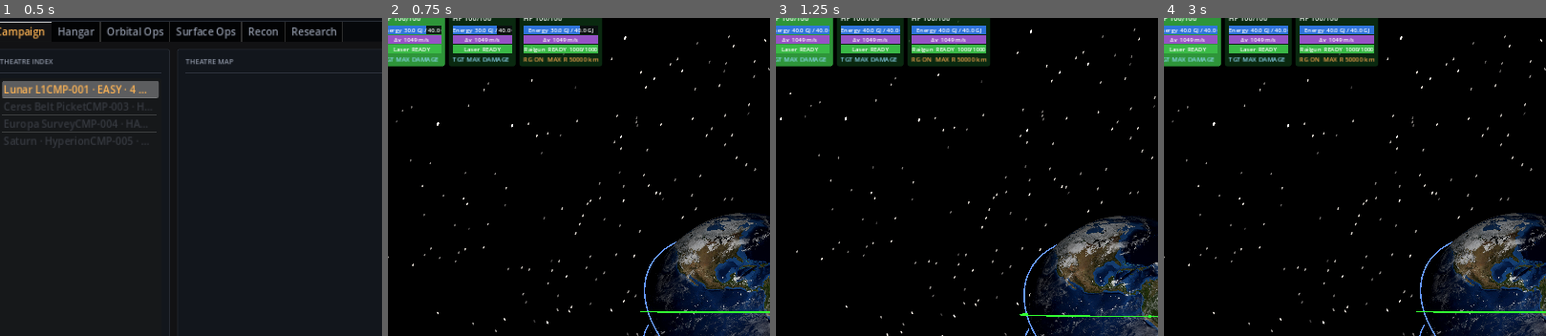
Above: before the commit, frames 1-4 (left to right).
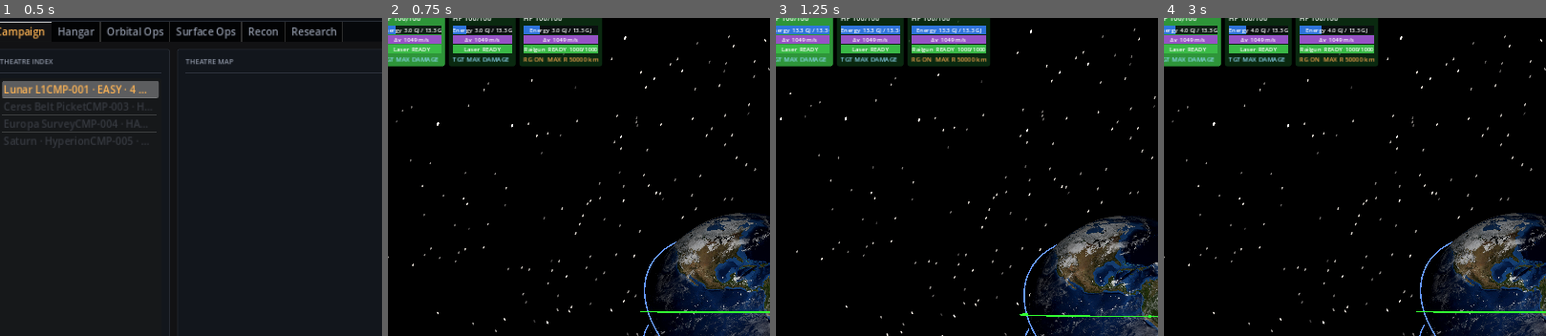
Above: after the commit, the same moments.

Repository: mellenburg/game
Game: Godot game, scene res://scenes/menu.tscn
Same seed, same stepped clock (60 frames per second), same inputs: the game is played once before the commit and once after it.
Inputs (mouse positions are % of the whole screen's width and height, from its top left):
- Up to frame 1 (0.5 s): no input
- Up to frame 2 (0.75 s): click "LAUNCH ▶" at 0.5 s
- Up to frame 3 (1.25 s): no input
- Up to frame 4 (3 s): tap Enter (end_game) at 1.25 s; move the mouse to (55, 50) at 1.27 s; hold W (move_forward) 1.28-2 s; tap J (add_decaying_enemy) at 1.35 s; click (55, 50) at 1.42 s; click "Acknowledge ▶" at 2 s; click "LAUNCH ▶" at 2.75 s
The pictures show only the part of the screen within x 2-52%, y 4-54%; the shares and areas given below are measured in that part.

Frame 1 is identical in both runs. In frame 2, 0.9% of the frame differs, in the area x 2-54%, y 2-6%; in frame 3, less than 0.1%; in frame 4, 1.0%, in the area x 3-55%, y 2-6%.

Commit message:
Tighten energy budget and halve default wave-unit object counts
Pool drops to one railgun shot (~13.3 GJ) and reactor falls to 100 MW
so energy becomes the dominant gate on sustained fire. Default alpha /
beta / gamma counts are halved so the same wave authoring still hits
roughly half the previous object load.

https://claude.ai/code/session_01VZAZ3VivN6MuNMNRu3LTvP

Diff:
--- a/godot/scripts/satellite.gd
+++ b/godot/scripts/satellite.gd
@@ -134,12 +134,12 @@
 # watts. Per-instance `energy_max` and `reactor_power_w` start at
 # these values and are scaled at spawn time by the unit's energy-
 # storage / reactor parts (advanced parts double the corresponding
-# facet). 40 GJ pool with a 1 GW reactor refills from empty in 40
-# sim-sec — sized so a default unit can sustain ~3 railgun shots
-# (each ~13.3 GJ) before the pool dries up, then has to wait the
-# full refill cycle for the next salvo.
-const DEFAULT_ENERGY_MAX_J: float = 4.0e10
-const DEFAULT_REACTOR_POWER_W: float = 1.0e9
+# facet). Pool is sized to *barely* hold one railgun shot (~13.3 GJ
+# wall-plug) so a default unit can fire exactly once before going
+# dry. Reactor at 100 MW refills from empty in ~133 sim-sec — energy
+# is the dominant gate on sustained fire, not heat or ammo.
+const DEFAULT_ENERGY_MAX_J: float = RailgunWeapon.ENERGY_PER_SHOT_J
+const DEFAULT_REACTOR_POWER_W: float = 1.0e8
 # Default heat-removal capacity, in watts (joules / sim-sec). Per-unit
 # `cooling_power_w` starts here and is scaled at spawn time by the
 # unit's cooling-system parts (advanced parts double the rate). Sized
--- a/godot/scripts/wave_unit_class.gd
+++ b/godot/scripts/wave_unit_class.gd
@@ -199,8 +199,8 @@
 # bigger threat per wave-unit even though it takes up less sky.
 static func default_alpha() -> WaveUnitClass:
 	var c := WaveUnitClass.new()
-	c.count_min = 10
-	c.count_max = 15
+	c.count_min = 5
+	c.count_max = 8
 	c.decaying_ratio_min = 0.10
 	c.decaying_ratio_max = 0.20
 	c.size_small = 0.80
@@ -213,8 +213,8 @@
 
 static func default_beta() -> WaveUnitClass:
 	var c := WaveUnitClass.new()
-	c.count_min = 15
-	c.count_max = 20
+	c.count_min = 7
+	c.count_max = 10
 	c.decaying_ratio_min = 0.20
 	c.decaying_ratio_max = 0.35
 	c.size_small = 0.45
@@ -227,8 +227,8 @@
 
 static func default_gamma() -> WaveUnitClass:
 	var c := WaveUnitClass.new()
-	c.count_min = 20
-	c.count_max = 25
+	c.count_min = 10
+	c.count_max = 13
 	c.decaying_ratio_min = 0.30
 	c.decaying_ratio_max = 0.50
 	c.size_small = 0.20
--- a/godot/tests/test_weapon_energy_units.gd
+++ b/godot/tests/test_weapon_energy_units.gd
@@ -126,12 +126,14 @@
 
 
 func test_satellite_default_pool_and_reactor_match_design() -> void:
-	# 40 GJ / 1 GW: pool sized to hold ~3 railgun shots (each ~13.3 GJ
-	# wall-plug) before going dry. Refill from empty takes 40 sim-sec
-	# — long enough that a sustained railgun engagement is energy-
-	# bound, not cooldown-bound.
-	assert_close(Satellite.DEFAULT_ENERGY_MAX_J, 4.0e10, 1.0)
-	assert_close(Satellite.DEFAULT_REACTOR_POWER_W, 1.0e9, 1.0)
+	# Pool is sized to *barely* hold one railgun shot — a default unit
+	# can fire exactly once before going dry. The 100 MW reactor then
+	# takes ~133 sim-sec to refill from empty, which makes energy the
+	# dominant gate on sustained fire rather than heat or ammo.
+	assert_close(
+		Satellite.DEFAULT_ENERGY_MAX_J, RailgunWeapon.ENERGY_PER_SHOT_J, 1.0
+	)
+	assert_close(Satellite.DEFAULT_REACTOR_POWER_W, 1.0e8, 1.0)
 
 
 func test_railgun_refuses_fire_when_magazine_empty() -> void:
@@ -209,12 +211,11 @@
 
 func test_satellite_tick_combat_charges_pool_in_joules() -> void:
 	# Pool fill rate is reactor_power_w joules/sec. One sim-sec of
-	# charge from a 1 GW reactor adds 1 GJ; the default 40 GJ pool
-	# tops up in 40 sim-sec from empty. tick_combat with a large
-	# delta clamps at energy_max instead of overshooting.
+	# charge from a 100 MW reactor adds 100 MJ; tick_combat with a
+	# large delta clamps at energy_max instead of overshooting.
 	var sat := Satellite.new()
 	sat.energy = 0.0
 	sat.tick_combat(1.0)
-	assert_close(sat.energy, 1.0e9, 1.0)
-	sat.tick_combat(1000.0)  # would overshoot 40 GJ; clamp holds.
+	assert_close(sat.energy, Satellite.DEFAULT_REACTOR_POWER_W, 1.0)
+	sat.tick_combat(1000.0)  # would overshoot the pool; clamp holds.
 	assert_close(sat.energy, sat.energy_max, 1.0)
